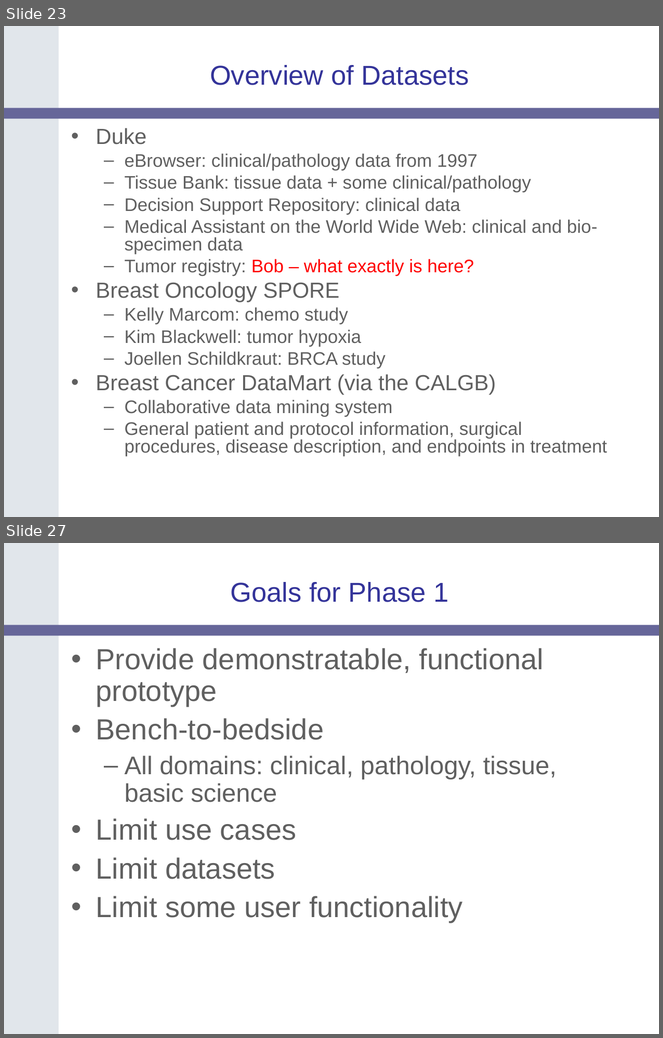
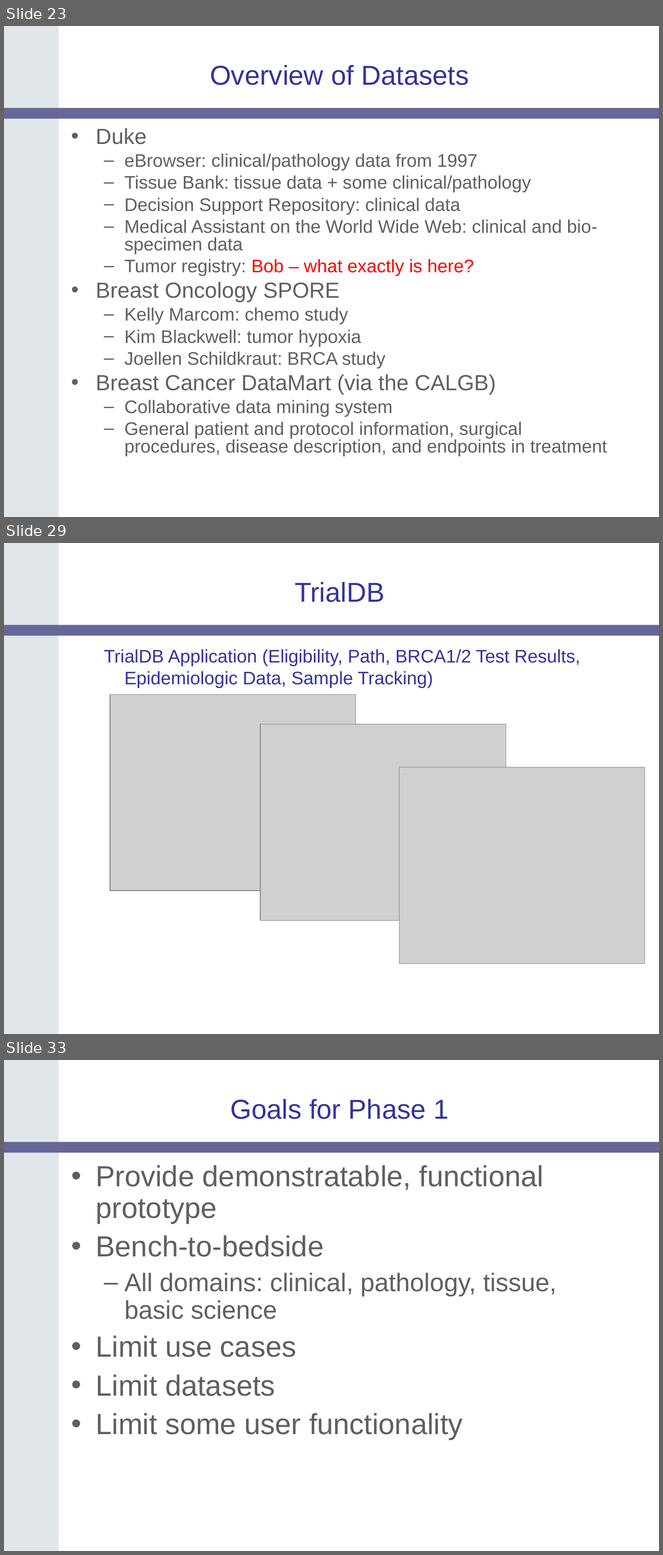
Before and after one commit to NCIP/catrip, a slide deck: catrip/documentation/presentations/catrip_f2f_2006_05/catrip_f2f_introduction_2006_05.ppt. Shown one above the other, each under a label of ours: slides 23 and 27 before the commit, slides 23, 29 and 33 after it; the slides between them are not shown. The pictures are 663x1038 and 663x1555 pixels, drawn with LibreOffice and Linux fonts; fonts in the diff are those of the drawing; grey boxes stand for pictures; background and template pictures are left out. Boxes give left, top, right and bottom in pixels: in the first picture for what was removed or moved away, otherwise in the second. Text is boxed around its words. In the diff, an @@ line names an element or a change of style, - is before the commit and + after.

```diff
--- a/catrip/documentation/presentations/catrip_f2f_2006_05/catrip_f2f_introduction_2006_05.ppt
+++ b/catrip/documentation/presentations/catrip_f2f_2006_05/catrip_f2f_introduction_2006_05.ppt
@@ slide 29 added at <box>4,543,659,1034</box>, background #FFFFFF; not listed: 2 template elements that a slide beside it also shows @@
@@ title added at <box>295,582,385,602</box>, 30 pt, text #333399 @@
+TrialDB
@@ text added at <box>104,649,581,688</box>, 20 pt, text #333399 @@
+  TrialDB Application (Eligibility, Path, BRCA1/2 Test Results, Epidemiologic Data, Sample Tracking)
@@ picture added at <box>110,694,356,891</box> @@
@@ picture added at <box>260,724,506,921</box> @@
@@ picture added at <box>399,768,645,964</box> @@
@@ what was slide 27 is now slide 33 @@
```
Also in this commit, not shown: 4 slides changed, 11 other slides added, 6 slides removed.
